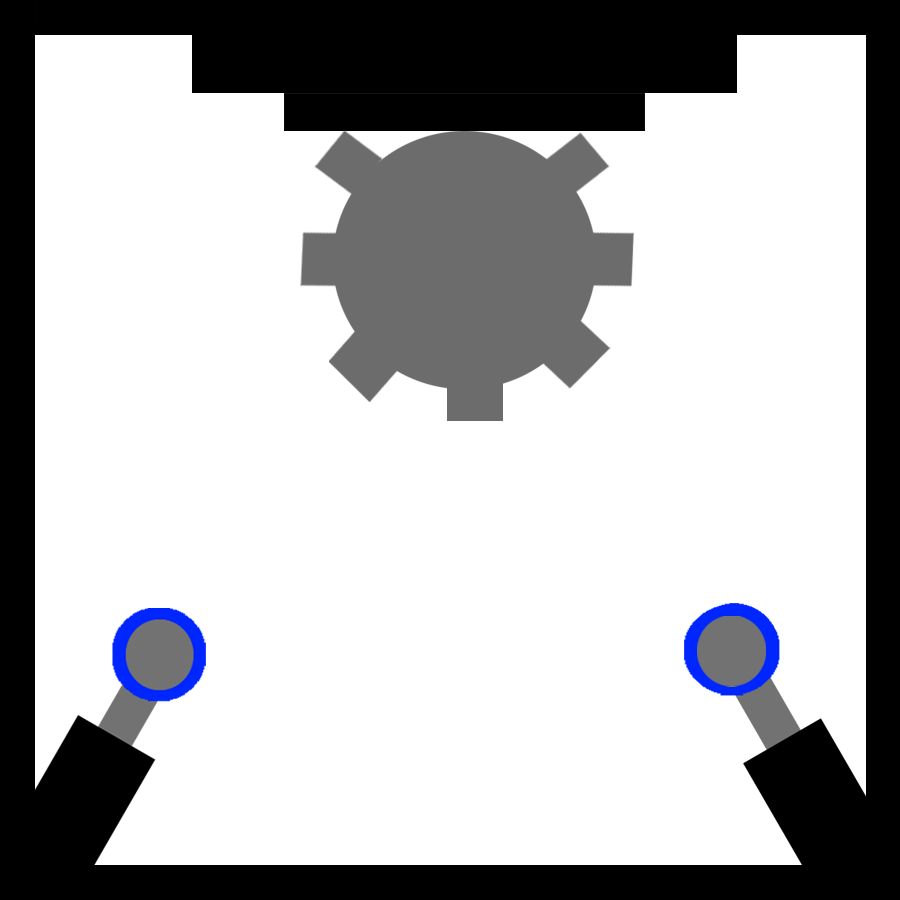
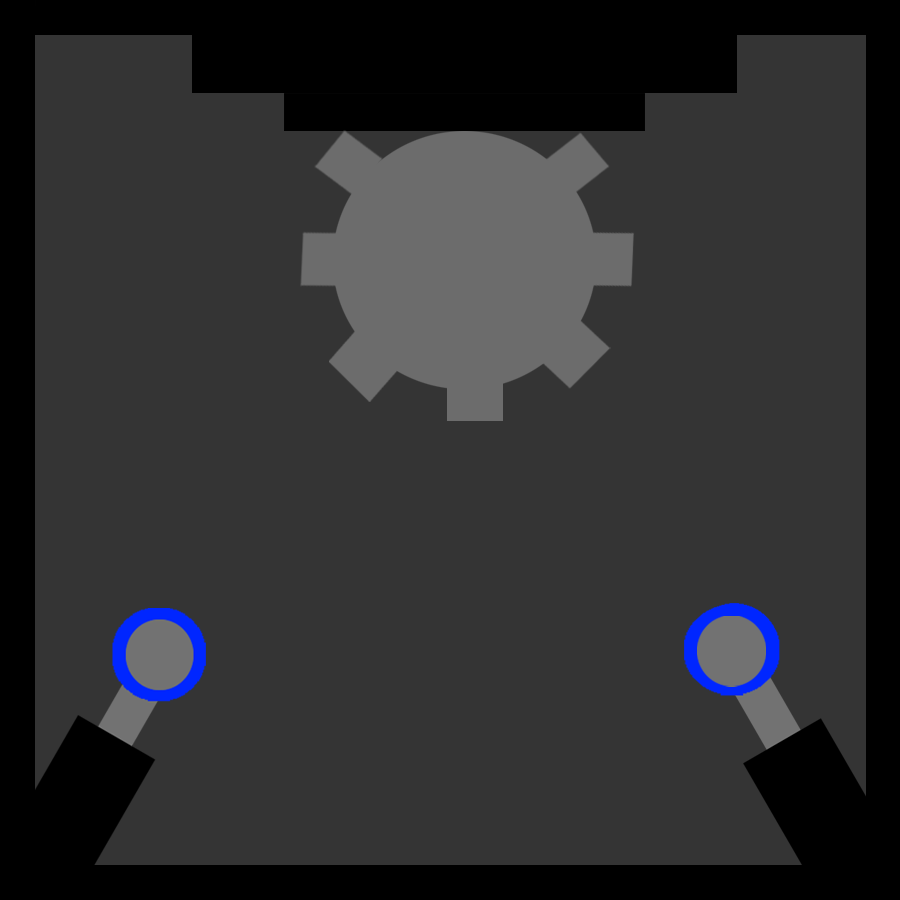
Revision of a layered 900×900 image; what changed, layer by layer:
added layer "background" over [35, 35, 866, 865]
